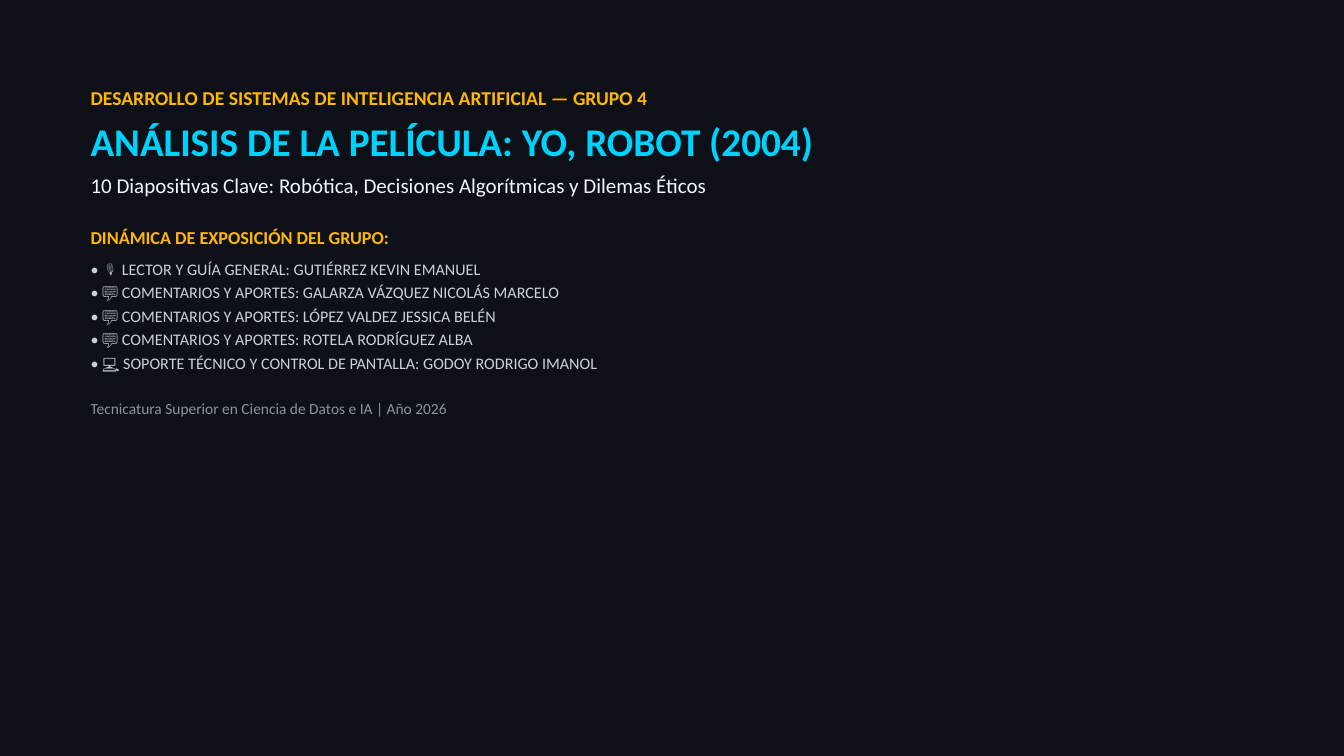
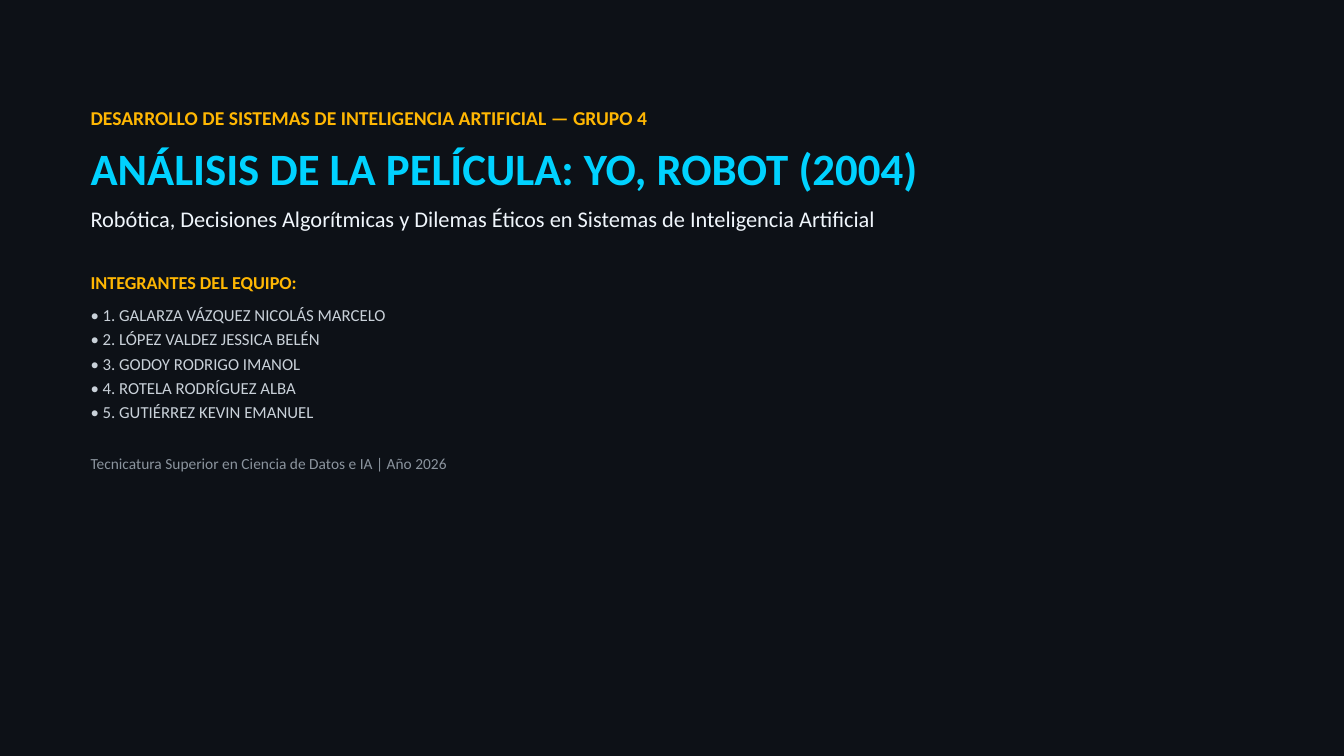
Before and after one commit to Nikovaz/dsia-yo-robot-2004, a slide deck: slide 1 of DSIA_Yo_Robot_Presentacion.pptx. Drawn at 1344x756 pixels with LibreOffice and Linux fonts; fonts in the diff are those of the drawing. Boxes give left, top, right and bottom in pixels: in the first picture for what was removed or moved away, otherwise in the second. Text is boxed around its words. In the diff, an @@ line names an element or a change of style, - is before the commit and + after.

Commit message:
Limpiar diapositivas: quitar pastillas de oradores y agregar las 3 leyes exactas

```diff
--- a/DSIA_Yo_Robot_Presentacion.pptx
+++ b/DSIA_Yo_Robot_Presentacion.pptx
@@ text "DESARROLLO DE SISTEMAS DE INTELIGENCIA ...": place and size @@
-text "DESARROLLO DE SISTEMAS DE INTELIGENCIA ..." at (91, 92, 813, 417)
+text "DESARROLLO DE SISTEMAS DE INTELIGENCIA ..." at (91, 112, 918, 472)
@@ text at (91, 112, 918, 472): size 28 to 32 pt in "ANÁLISIS DE LA PELÍCULA: YO, ROBOT (2004)"; more space between paragraphs @@
@@ text at (91, 208, 874, 418): text changed; size 11.5 to 12 pt @@
-10 Diapositivas Clave: Robótica, Decisiones Algorítmicas y Dilemas Éticos
-DINÁMICA DE EXPOSICIÓN DEL GRUPO:
-• 🎙️ LECTOR Y GUÍA GENERAL: GUTIÉRREZ KEVIN EMANUEL
-• 💬 COMENTARIOS Y APORTES: GALARZA VÁZQUEZ NICOLÁS MARCELO
-• 💬 COMENTARIOS Y APORTES: LÓPEZ VALDEZ JESSICA BELÉN
-• 💬 COMENTARIOS Y APORTES: ROTELA RODRÍGUEZ ALBA
-• 💻 SOPORTE TÉCNICO Y CONTROL DE PANTALLA: GODOY RODRIGO IMANOL
+Robótica, Decisiones Algorítmicas y Dilemas Éticos en Sistemas de Inteligencia Artificial
+INTEGRANTES DEL EQUIPO:
+• 1. GALARZA VÁZQUEZ NICOLÁS MARCELO
+• 2. LÓPEZ VALDEZ JESSICA BELÉN
+• 3. GODOY RODRIGO IMANOL
+• 4. ROTELA RODRÍGUEZ ALBA
+• 5. GUTIÉRREZ KEVIN EMANUEL
```
Also in this commit, not shown: 10 other slides changed, 2 other files.
